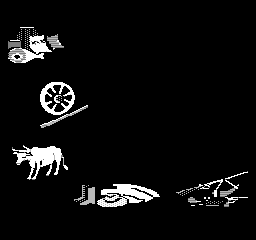
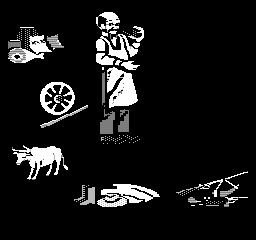
Layer changes from the first (256, 240) image to the second:
added layer "Pasted Layer copy" above "Pasted Layer" over [96, 12, 144, 144]
showed "pic-selected-20230715-221433.png" over [96, 12, 144, 144]
